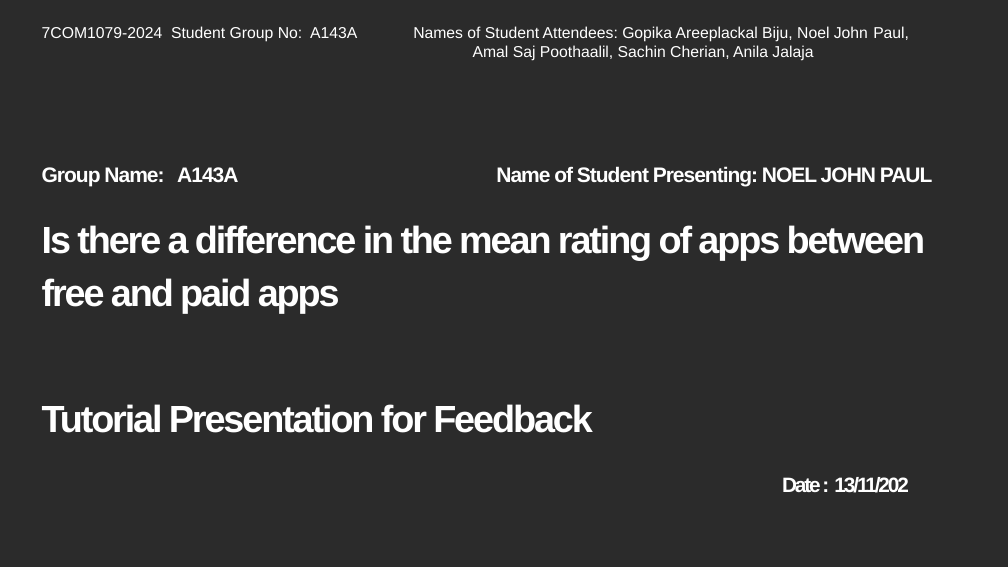
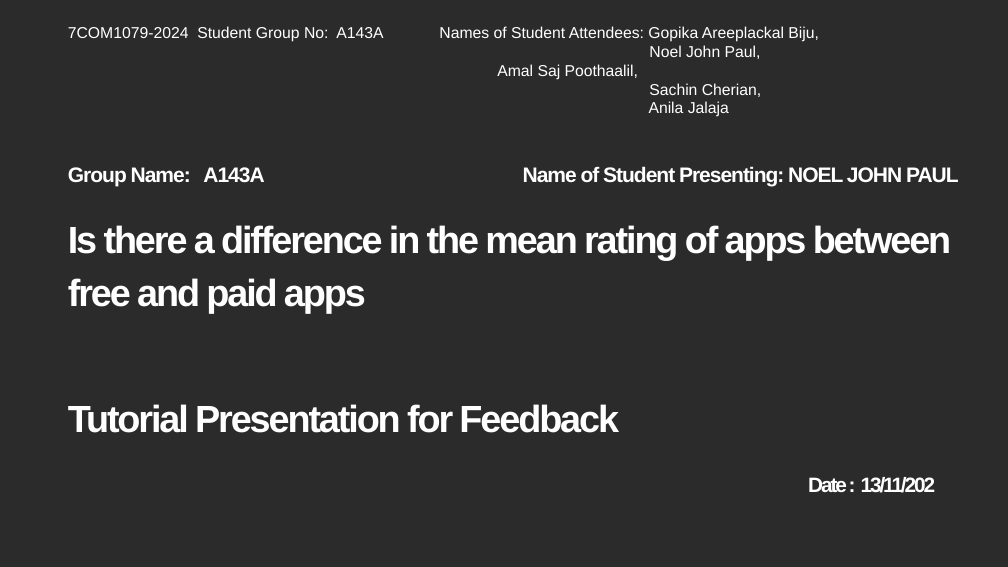
Before and after one commit to noelpaul07/A143A, a slide deck: slide 1 of reseach_question_presentation.pptx. Drawn at 1008x567 pixels with LibreOffice and Linux fonts; fonts in the diff are those of the drawing; background and template pictures are left out; a plain dark background stands for a picture behind light text. Boxes give left, top, right and bottom in pixels: in the first picture for what was removed or moved away, otherwise in the second. Text is boxed around its words. In the diff, an @@ line names an element or a change of style, - is before the commit and + after.

```diff
--- a/reseach_question_presentation.pptx
+++ b/reseach_question_presentation.pptx
@@ text at [68, 26, 819, 117]: text changed @@
-7COM1079-2024 Student Group No: A143A Names of Student Attendees: Gopika Areeplackal Biju, Noel John Paul, Amal Saj Poothaalil, Sachin Cherian, Anila Jalaja
+7COM1079-2024 Student Group No: A143A Names of Student Attendees: Gopika Areeplackal Biju,
+Noel John Paul, Amal Saj Poothaalil,
+Sachin Cherian,
+Anila Jalaja
@@ subtitle "Group Name: A143A Name of ...": place and size @@
-subtitle "Group Name: A143A Name of ..." at [42, 166, 933, 186]
+subtitle "Group Name: A143A Name of ..." at [68, 166, 959, 186]
@@ title "Is there a difference in ...": place and size @@
-title "Is there a difference in ..." at [42, 225, 925, 493]
+title "Is there a difference in ..." at [68, 225, 951, 493]
```
Also in this commit, not shown: 1 other slide changed, 4 slides added.
